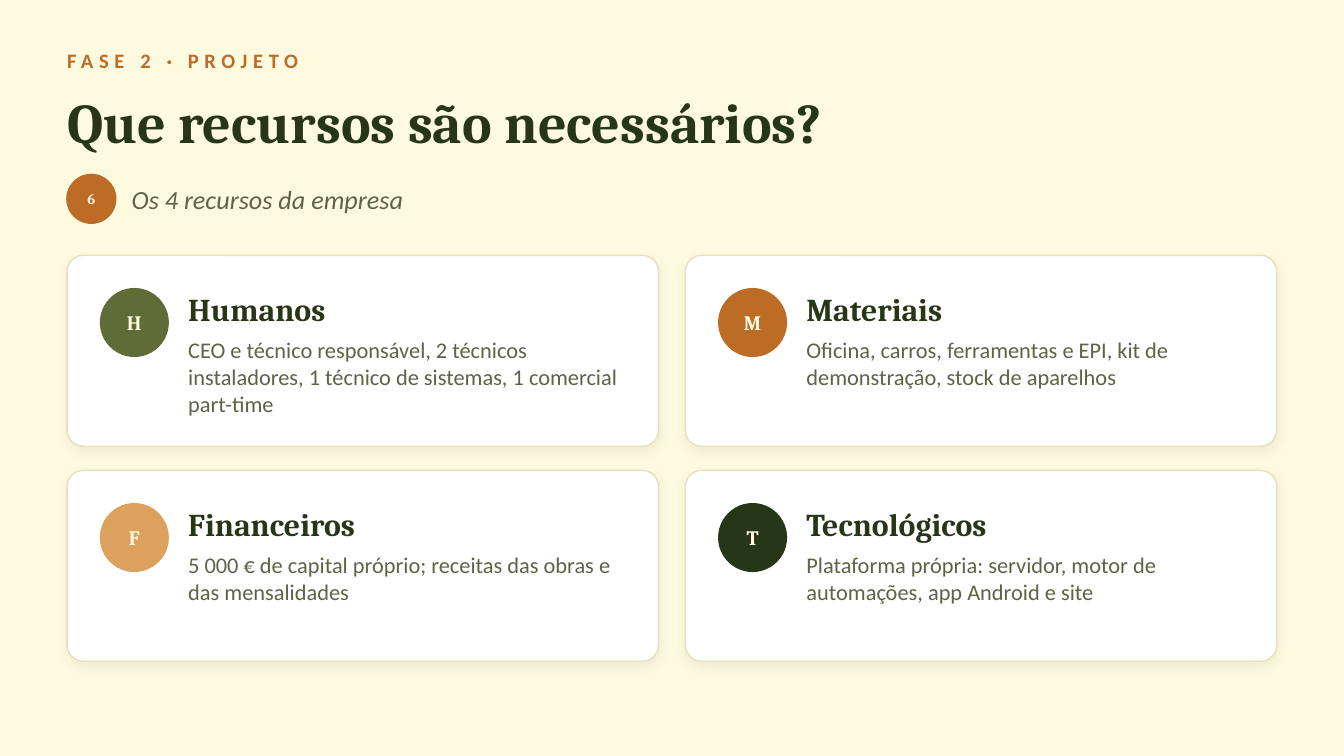
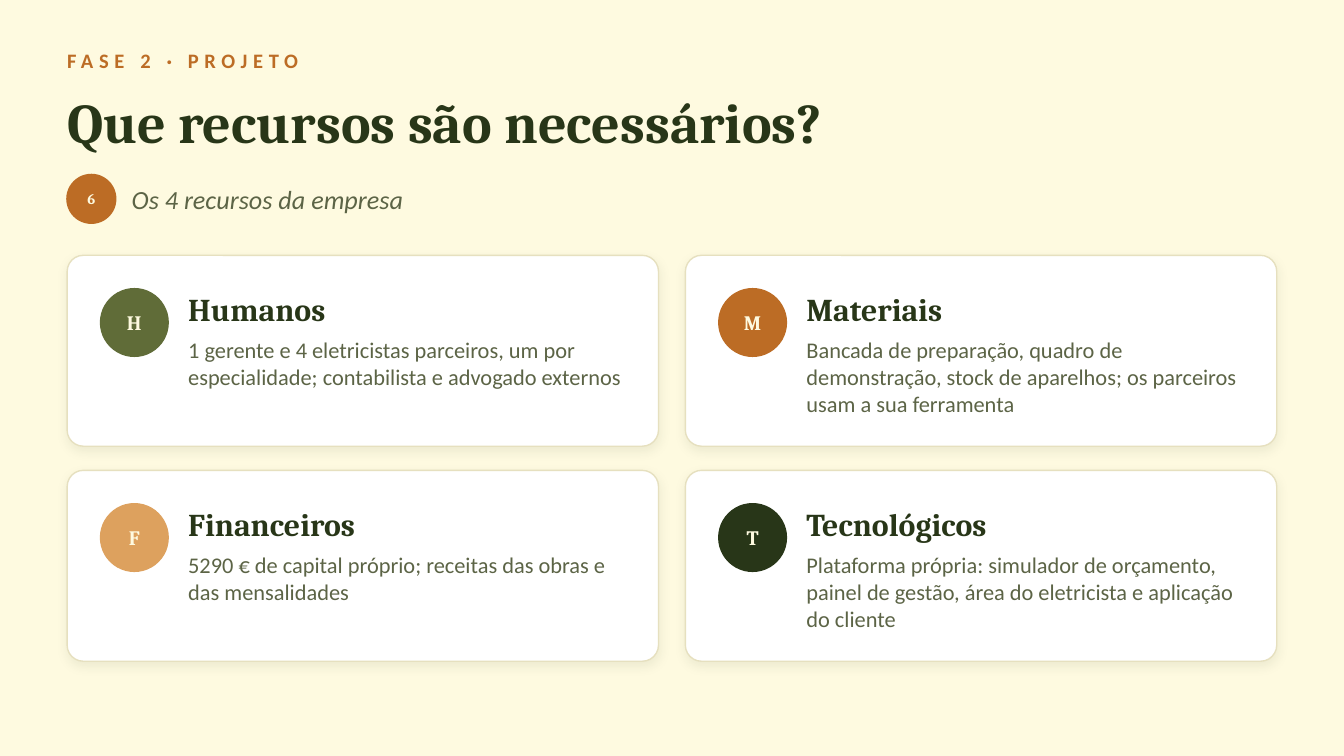
Before and after one commit to ruibraganca2014-coder/marketing-saas, a slide deck: slide 7 of domus-energia/negocio/Domus_Energia_Ideia_de_Negocio.pptx. Drawn at 1344x756 pixels with LibreOffice and Linux fonts; fonts in the diff are those of the drawing. Boxes give left, top, right and bottom in pixels: in the first picture for what was removed or moved away, otherwise in the second. Text is boxed around its words. In the diff, an @@ line names an element or a change of style, - is before the commit and + after.

```diff
--- a/domus-energia/negocio/Domus_Energia_Ideia_de_Negocio.pptx
+++ b/domus-energia/negocio/Domus_Energia_Ideia_de_Negocio.pptx
@@ text at (188, 342, 621, 389): text changed @@
-CEO e técnico responsável, 2 técnicos instaladores, 1 técnico de sistemas, 1 comercial part-time
+1 gerente e 4 eletricistas parceiros, um por especialidade; contabilista e advogado externos
@@ text at (806, 342, 1237, 412): text changed @@
-Oficina, carros, ferramentas e EPI, kit de demonstração, stock de aparelhos
+Bancada de preparação, quadro de demonstração, stock de aparelhos; os parceiros usam a sua ferramenta
@@ text at (188, 557, 605, 600): text changed @@
-5 000 € de capital próprio; receitas das obras e das mensalidades
+5290 € de capital próprio; receitas das obras e das mensalidades
@@ text at (806, 557, 1232, 627): text changed @@
-Plataforma própria: servidor, motor de automações, app Android e site
+Plataforma própria: simulador de orçamento, painel de gestão, área do eletricista e aplicação do cliente
```
Also in this commit, not shown: 11 other slides changed, 1 slide added, 4 other files.
